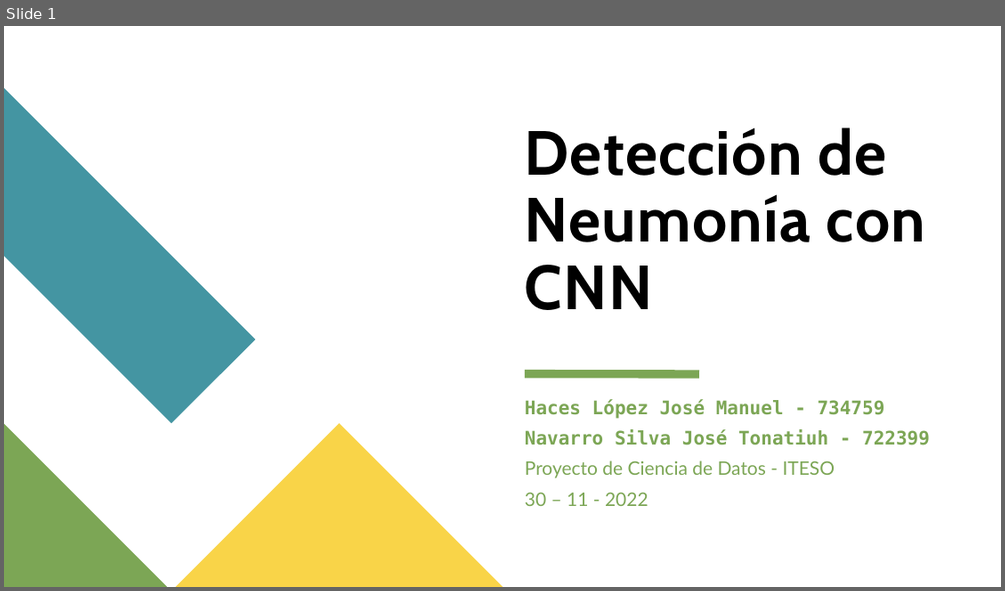
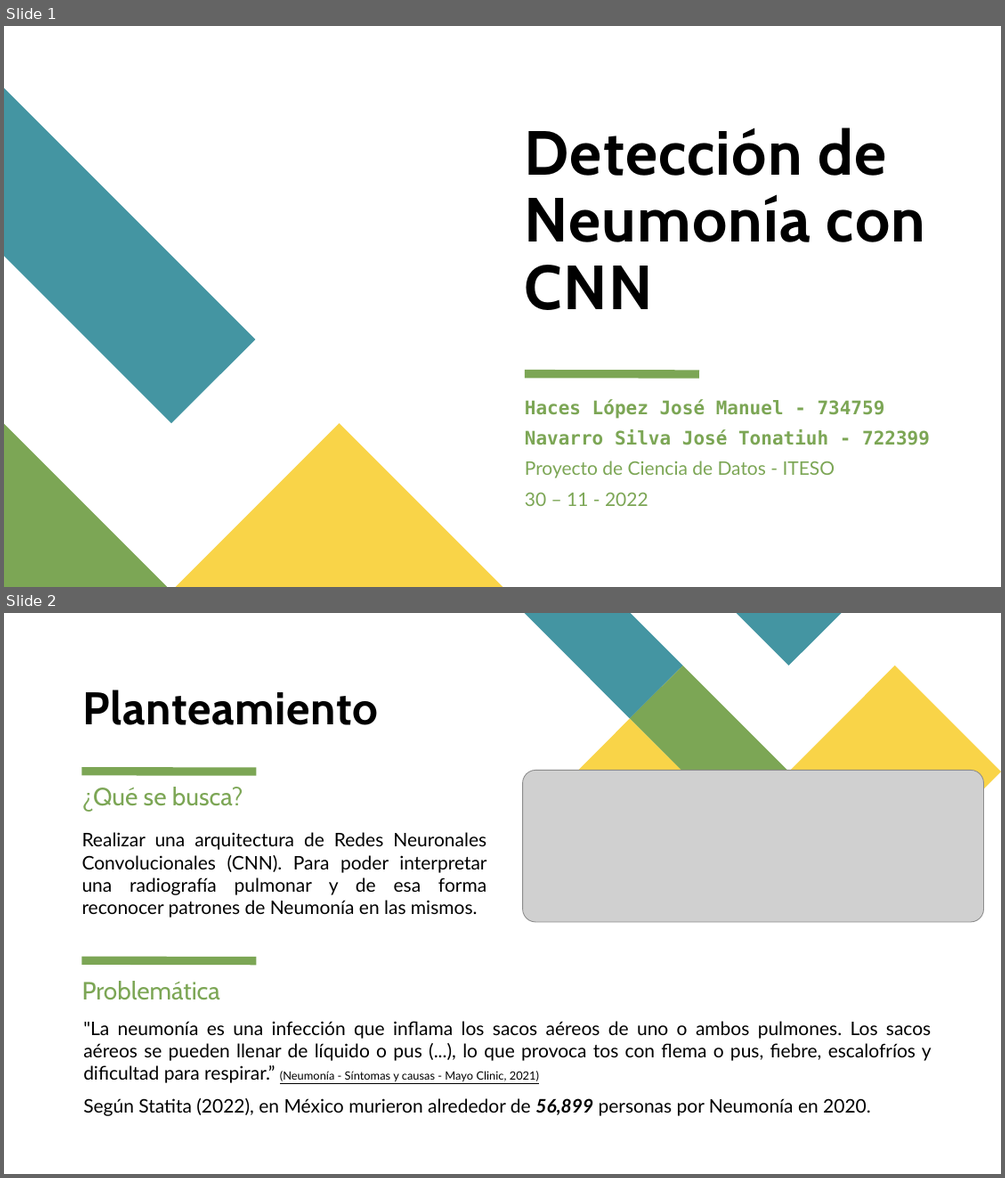
Before and after one commit to JManuelHaces/Proyecto-de-Ciencia-de-Datos, a slide deck: presentacion/Deteccion_Neumonía_CNN.pptx. Shown one above the other, each under a label of ours: slide 1 before the commit, slides 1 and 2 after it. The pictures are 1005x591 and 1005x1178 pixels, drawn with LibreOffice and Linux fonts; fonts in the diff are those of the drawing; grey boxes stand for pictures. Boxes give left, top, right and bottom in pixels: in the first picture for what was removed or moved away, otherwise in the second. Text is boxed around its words. In the diff, an @@ line names an element or a change of style, - is before the commit and + after.

```diff
--- a/presentacion/Deteccion_Neumonía_CNN.pptx
+++ b/presentacion/Deteccion_Neumonía_CNN.pptx
@@ slide 2 added at (x1=4, y1=613, x2=1001, y2=1174), background #FFFFFF @@
@@ group added at (x1=525, y1=613, x2=1001, y2=877): 5 freeform shapes @@
@@ title added at (x1=83, y1=690, x2=379, y2=725), 44 pt, text #000000, bold @@
+Planteamiento
@@ line added from (81, 771) to (257, 771), #7CA655 8 pt @@
@@ rectangle added at (x1=299, y1=757, x2=483, y2=784), fill #FFFFFF @@
@@ picture added at (x1=523, y1=770, x2=985, y2=922) @@
@@ text added at (x1=82, y1=787, x2=243, y2=811), 24 pt, text #7CA655 @@
+¿Qué se busca?
@@ text added at (x1=82, y1=832, x2=486, y2=917), 18 pt, text #000000 @@
+Realizar una arquitectura de Redes Neuronales Convolucionales (CNN). Para poder interpretar una radiografía pulmonar y de esa forma reconocer patrones de Neumonía en las mismos.
@@ rectangle added at (x1=299, y1=955, x2=483, y2=981), fill #FFFFFF @@
@@ rectangle added at (x1=523, y1=955, x2=706, y2=981), fill #FFFFFF @@
@@ line added from (81, 961) to (257, 961), #7CA655 8 pt @@
@@ text added at (x1=82, y1=981, x2=220, y2=1000), 24 pt, text #7CA655 @@
+Problemática
@@ text added at (x1=83, y1=1021, x2=931, y2=1116), 18 pt, text #000000 @@
+"La neumonía es una infección que inflama los sacos aéreos de uno o ambos pulmones. Los sacos aéreos se pueden llenar de líquido o pus (...), lo que provoca tos con flema o pus, fiebre, escalofríos y dificultad para respirar.” (Neumonía - Síntomas y causas - Mayo Clinic, 2021)
+Según Statita (2022), en México murieron alrededor de 56,899 personas por Neumonía en 2020.
```
Also in this commit, not shown: 10 other slides added, 12 slides removed, 5 other files.
